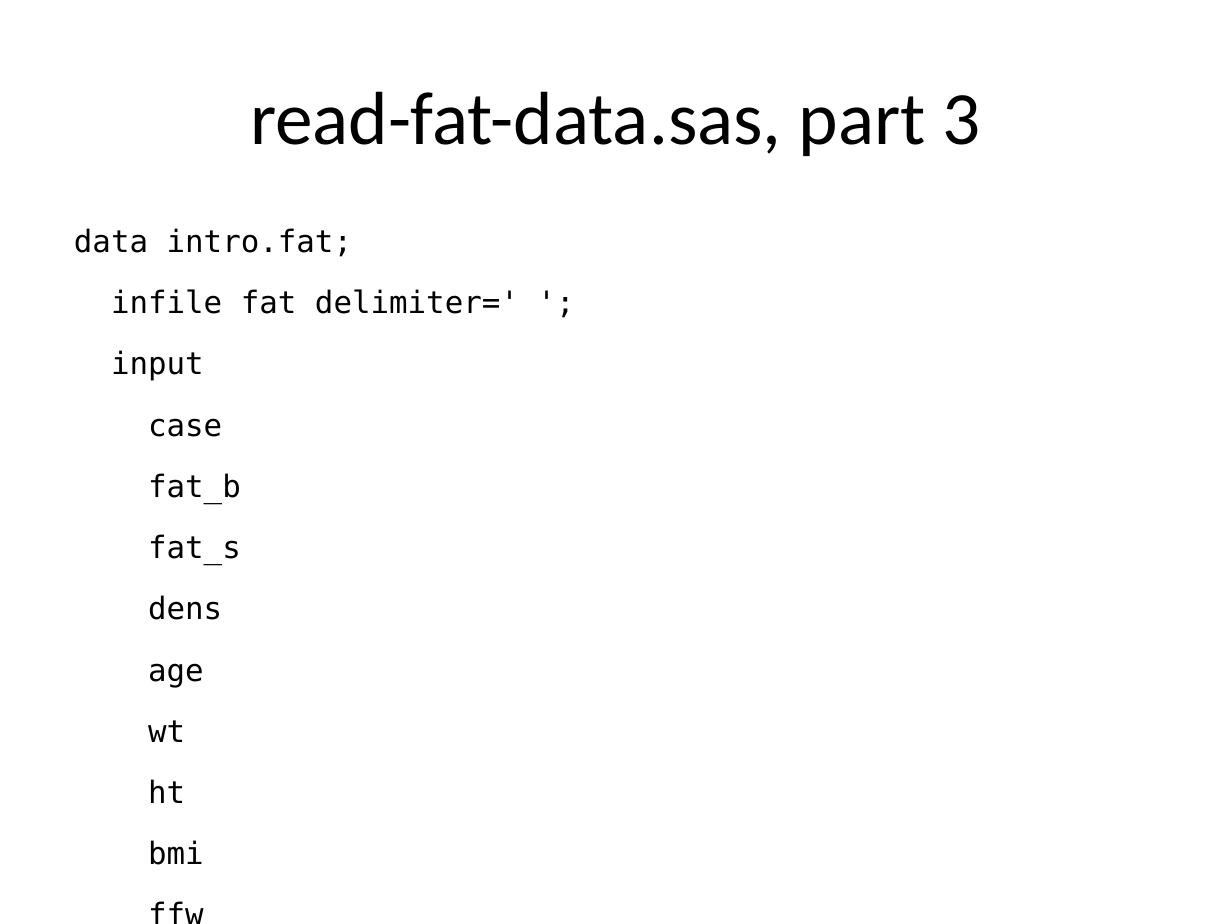
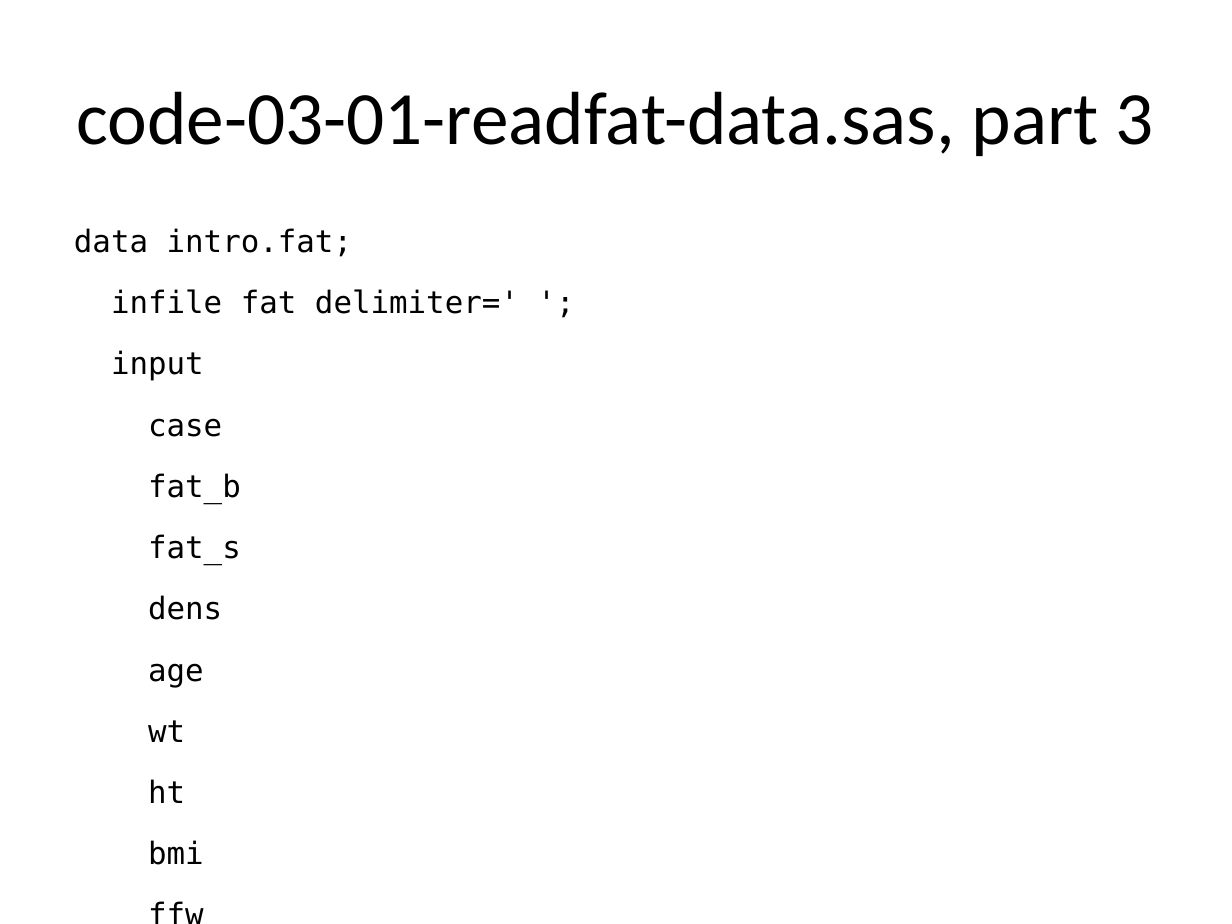
Before and after one commit to classes-simon/5507, a slide deck: slide 4 of module03/src/slides-and-speaker-notes-03.pptx. Drawn at 1232x924 pixels with LibreOffice and Linux fonts; fonts in the diff are those of the drawing. Boxes give left, top, right and bottom in pixels: in the first picture for what was removed or moved away, otherwise in the second. Text is boxed around its words. In the diff, an @@ line names an element or a change of style, - is before the commit and + after.

```diff
--- a/module03/src/slides-and-speaker-notes-03.pptx
+++ b/module03/src/slides-and-speaker-notes-03.pptx
@@ title at bbox=[76, 91, 1154, 156]: text changed @@
-read-fat-data.sas, part 3
+code-03-01-readfat-data.sas, part 3
```
Also in this commit, not shown: 7 other slides changed, 2 slides added, 3 other files.
